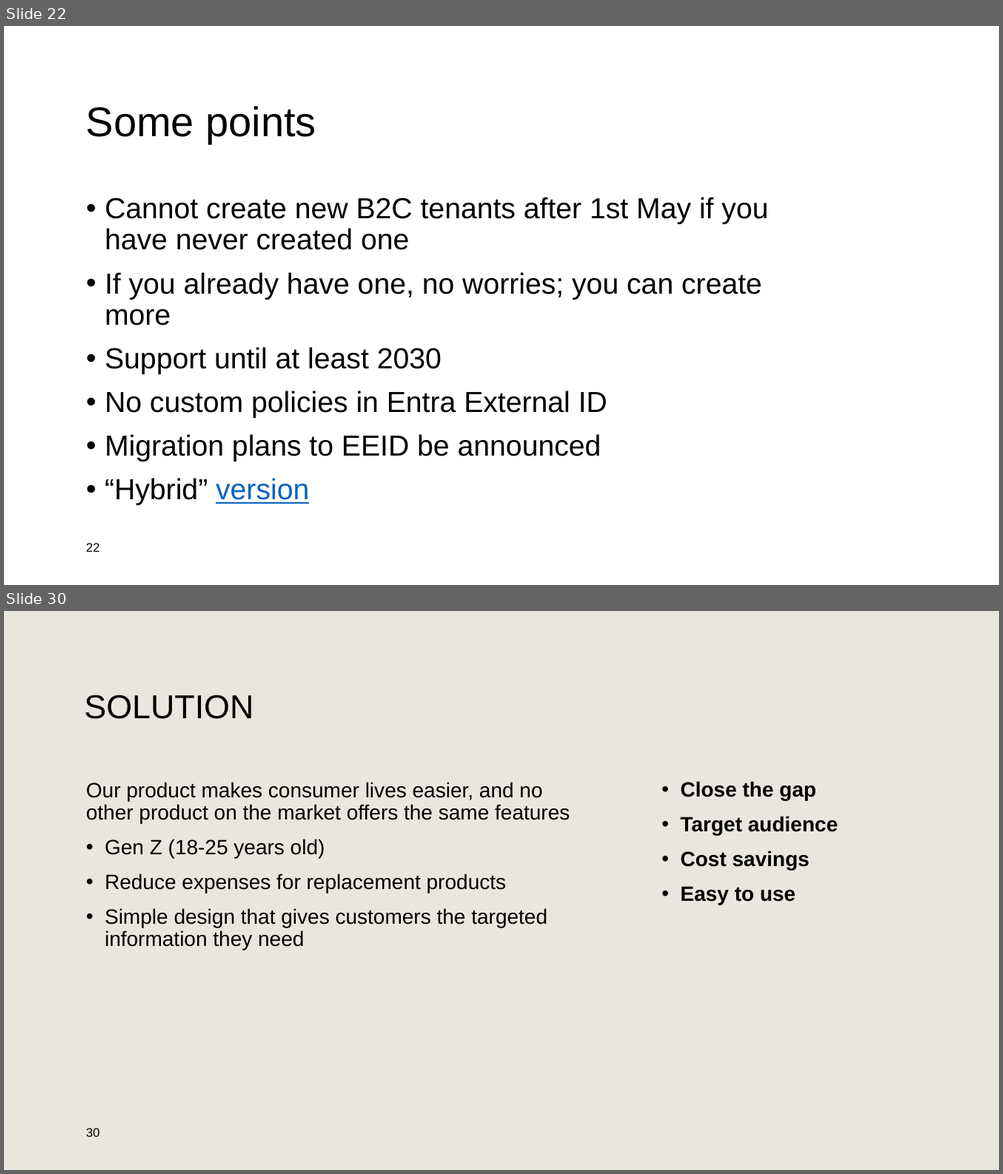
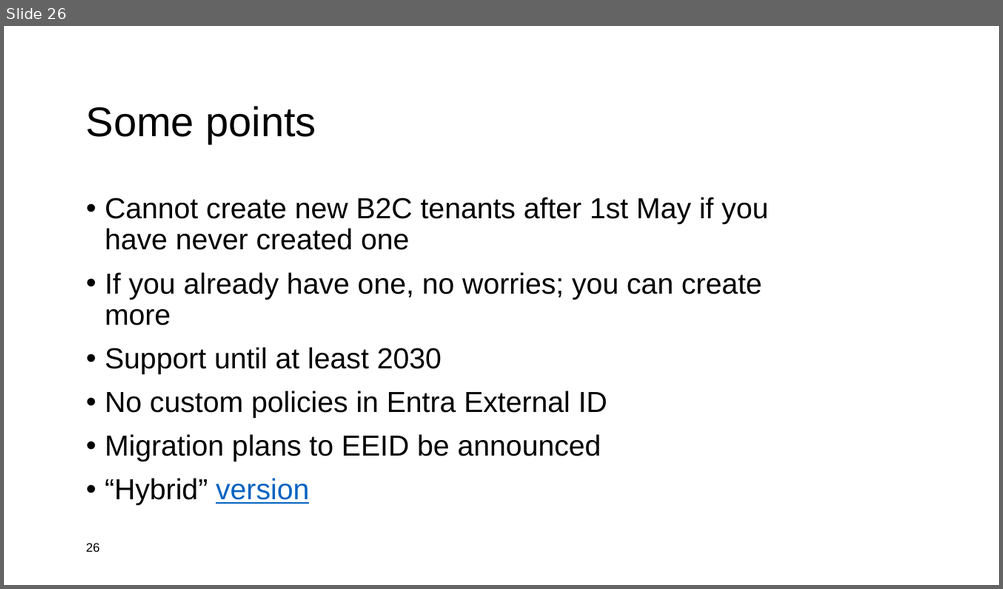
Before and after one commit to rbrayb/Presentations, a slide deck: A-lap-around-EEID/A-lap-around-EEID.pptx. Shown one above the other, each under a label of ours: slides 22 and 30 before the commit, slide 26 after it; the slides between them are not shown. The pictures are 1003x1174 and 1003x589 pixels, drawn with LibreOffice and Linux fonts; fonts in the diff are those of the drawing; background and template pictures are left out. Boxes give left, top, right and bottom in pixels: in the first picture for what was removed or moved away, otherwise in the second. Text is boxed around its words. In the diff, an @@ line names an element or a change of style, - is before the commit and + after.

```diff
--- a/A-lap-around-EEID/A-lap-around-EEID.pptx
+++ b/A-lap-around-EEID/A-lap-around-EEID.pptx
@@ slide 30 removed at (x1=4, y1=611, x2=999, y2=1170), background #E9E6DF @@
@@ title removed at (x1=84, y1=695, x2=253, y2=719) @@
-SOLUTION
@@ text removed at (x1=86, y1=782, x2=569, y2=950) @@
-Our product makes consumer lives easier, and no other product on the market offers the same features
-  • Gen Z (18-25 years old)
-  • Reduce expenses for replacement products
-  • Simple design that gives customers the targeted information they need
@@ text removed at (x1=680, y1=781, x2=837, y2=905) @@
-• Close the gap
-• Target audience
-• Cost savings
-• Easy to use
@@ page number removed at (x1=86, y1=1128, x2=100, y2=1137) @@
-30
@@ what was slide 22 is now slide 26 @@
@@ page number at (x1=86, y1=543, x2=100, y2=552): text changed @@
-22
+26
```
Also in this commit, not shown: 4 slides changed, 5 slides added, 12 other slides removed.
